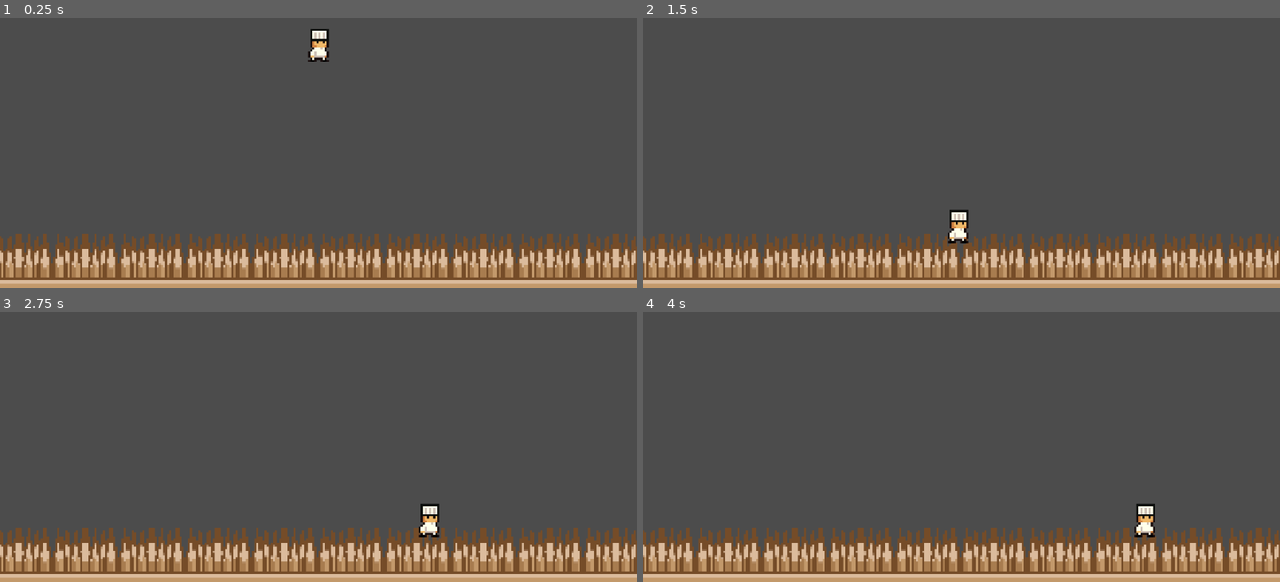
Above: before the commit, frames 1-4 (two rows, left to right).
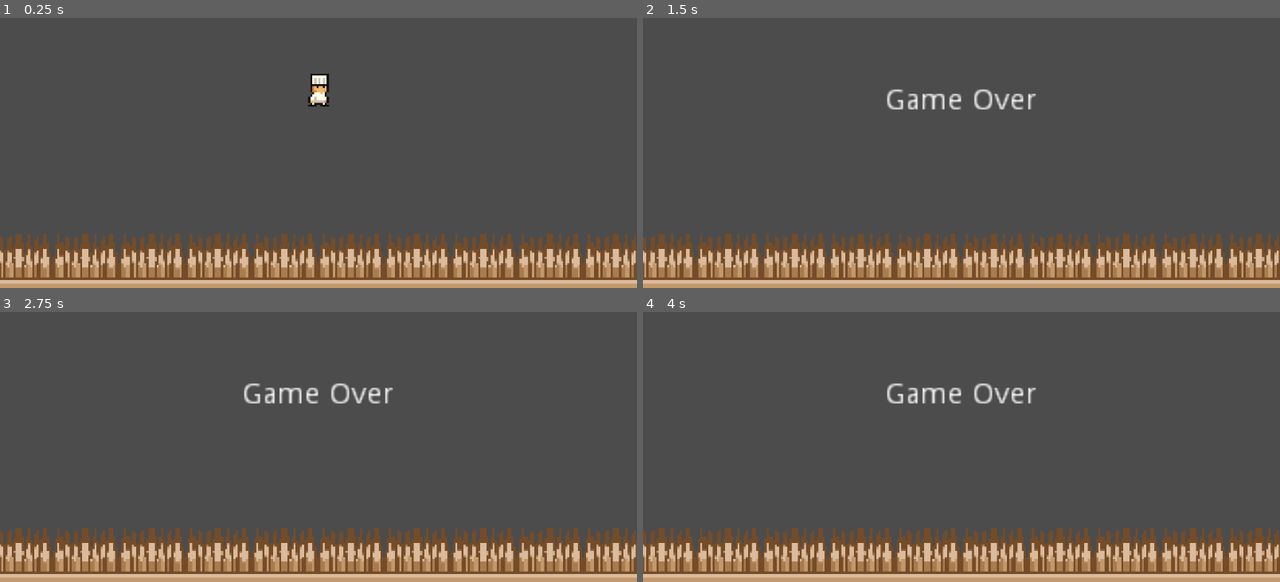
Above: after the commit, the same moments.

Repository: One-Shot-Dev-Days/scorespace-godot
Game: Godot game, scene res://main.tscn
Two runs of this game, one before a commit and one after it. Both use one fixed random seed, a clock stepped at 60 frames per second and the inputs below.
Inputs:
- Up to frame 1 (0.25 s): no input
- Up to frame 2 (1.5 s): hold Right (move_right) 0.53-1.28 s; hold Left (move_left) from 1.28 s (still down)
- Up to frame 3 (2.75 s): release Left (move_left) at 2.03 s; hold Right (move_right) from 2.03 s (still down)
- Up to frame 4 (4 s): release Right (move_right) at 3.53 s; hold Left (move_left) from 3.53 s (still down)

The runs differ from the first frame. In frame 1, 0.7% of the frame differs, in the area x 48-52%, y 4-33%; in frame 2, 1.1%; in frame 3, 1.1%; in frame 4, 1.1%, in the area x 38-81%, y 26-84%.

Commit message:
Game over

Diff:
--- /dev/null
+++ b/Chef.gd
@@ -0,0 +1,35 @@
+extends KinematicBody2D
+
+# Declare member variables here. Examples:
+# var a = 2
+# var b = "text"
+
+export var speed = 100
+export var gravity = 98
+
+func die():
+	print("oops I'm dead")
+	queue_free()
+
+func _physics_process(delta):
+	var move = Vector2(0, 0)
+	if Input.is_action_pressed("move_left"):
+		move.x = -speed * delta
+	elif Input.is_action_pressed("move_right"):
+		move.x = speed * delta
+	move.y = gravity * delta
+	var collision = move_and_collide(move)
+	if collision:
+		if collision.collider.has_method('kill'):
+			collision.collider.kill(self)
+		elif collision.collider.has_method('bounce'):
+			collision.collider.bounce(self)
+
+# Called when the node enters the scene tree for the first time.
+func _ready():
+	pass # Replace with function body.
+
+
+# Called every frame. 'delta' is the elapsed time since the previous frame.
+#func _process(delta):
+#	pass
--- /dev/null
+++ b/Spikes.gd
@@ -0,0 +1,20 @@
+extends StaticBody2D
+
+
+# Declare member variables here. Examples:
+# var a = 2
+# var b = "text"
+
+func kill(target):
+	var game_over_label = get_node("GameOver")
+	game_over_label.visible = true
+	target.die()
+
+# Called when the node enters the scene tree for the first time.
+func _ready():
+	pass # Replace with function body.
+
+
+# Called every frame. 'delta' is the elapsed time since the previous frame.
+#func _process(delta):
+#	pass
--- a/main.tscn
+++ b/main.tscn
@@ -1,38 +1,53 @@
-[gd_scene load_steps=6 format=2]
+[gd_scene load_steps=7 format=2]
 
 [ext_resource path="res://assets/sprites/chef.png" type="Texture" id=1]
-[ext_resource path="res://Character.gd" type="Script" id=2]
+[ext_resource path="res://Chef.gd" type="Script" id=2]
 [ext_resource path="res://assets/environment/spike A.png" type="Texture" id=3]
+[ext_resource path="res://Spikes.gd" type="Script" id=4]
 
 [sub_resource type="RectangleShape2D" id=2]
 extents = Vector2( 200, 10 )
 
 [sub_resource type="CircleShape2D" id=1]
 
-[node name="Node2D" type="Node2D"]
+[node name="root" type="Node2D"]
 
-[node name="Floor" type="StaticBody2D" parent="."]
+[node name="Spikes" type="StaticBody2D" parent="."]
 position = Vector2( 0, 80 )
+script = ExtResource( 4 )
 
-[node name="CollisionShape2D" type="CollisionShape2D" parent="Floor"]
+[node name="CollisionShape2D" type="CollisionShape2D" parent="Spikes"]
 shape = SubResource( 2 )
 
-[node name="Sprite" type="Sprite" parent="Floor"]
+[node name="Sprite" type="Sprite" parent="Spikes"]
 texture = ExtResource( 3 )
 region_enabled = true
 region_rect = Rect2( 0, 0, 320, 32 )
 
-[node name="Character" type="RigidBody2D" parent="."]
-position = Vector2( 0, -30 )
-script = ExtResource( 2 )
-speed = 100
-
-[node name="CollisionShape2D" type="CollisionShape2D" parent="Character"]
-shape = SubResource( 1 )
-
-[node name="Sprite" type="Sprite" parent="Character"]
-texture = ExtResource( 1 )
+[node name="GameOver" type="Label" parent="Spikes"]
+visible = false
+margin_left = -60.0
+margin_top = -95.0
+margin_right = 60.0
+margin_bottom = -65.0
+text = "Game Over"
+align = 1
+valign = 1
+__meta__ = {
+"_edit_use_anchors_": false
+}
 
 [node name="Camera2D" type="Camera2D" parent="."]
 current = true
 zoom = Vector2( 0.3, 0.3 )
+
+[node name="Chef" type="KinematicBody2D" parent="."]
+script = ExtResource( 2 )
+
+[node name="CollisionShape2D" type="CollisionShape2D" parent="Chef"]
+position = Vector2( 0, -30 )
+shape = SubResource( 1 )
+
+[node name="Sprite" type="Sprite" parent="Chef"]
+position = Vector2( 0, -30 )
+texture = ExtResource( 1 )
Not shown, changed: todo.md
